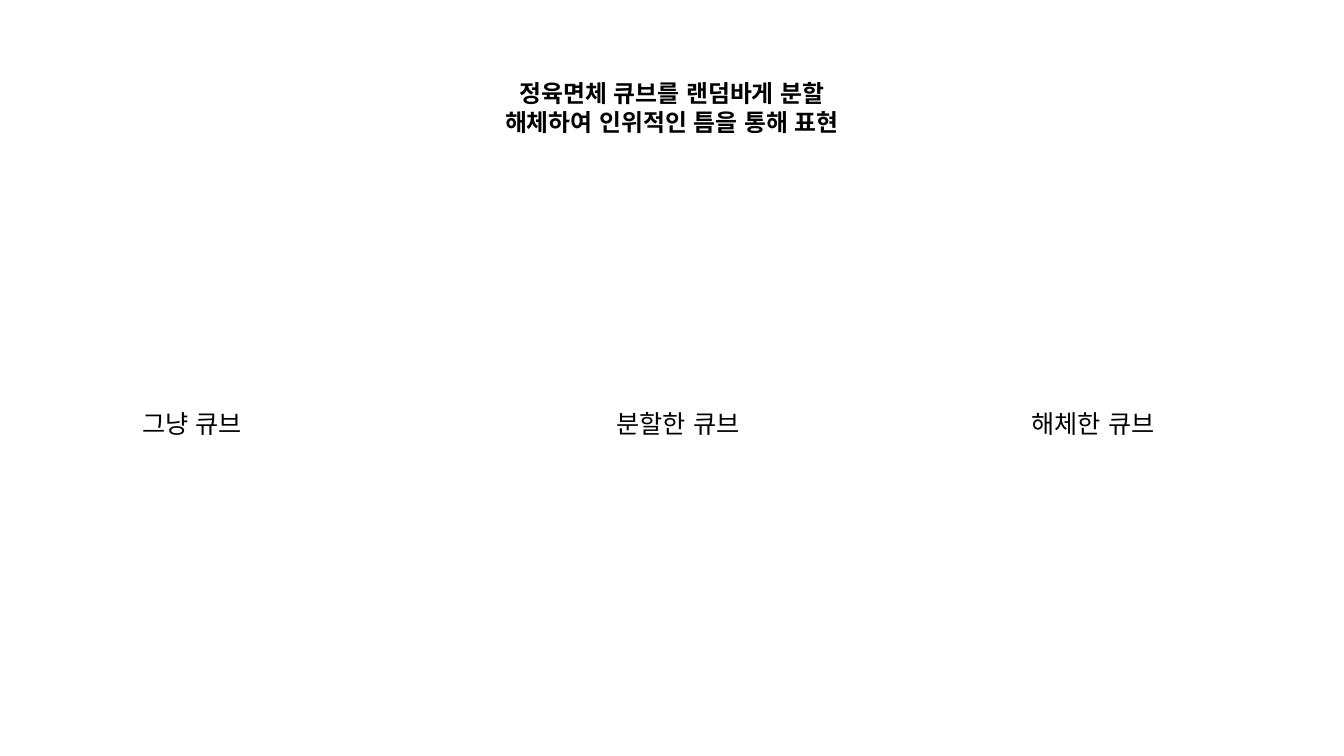
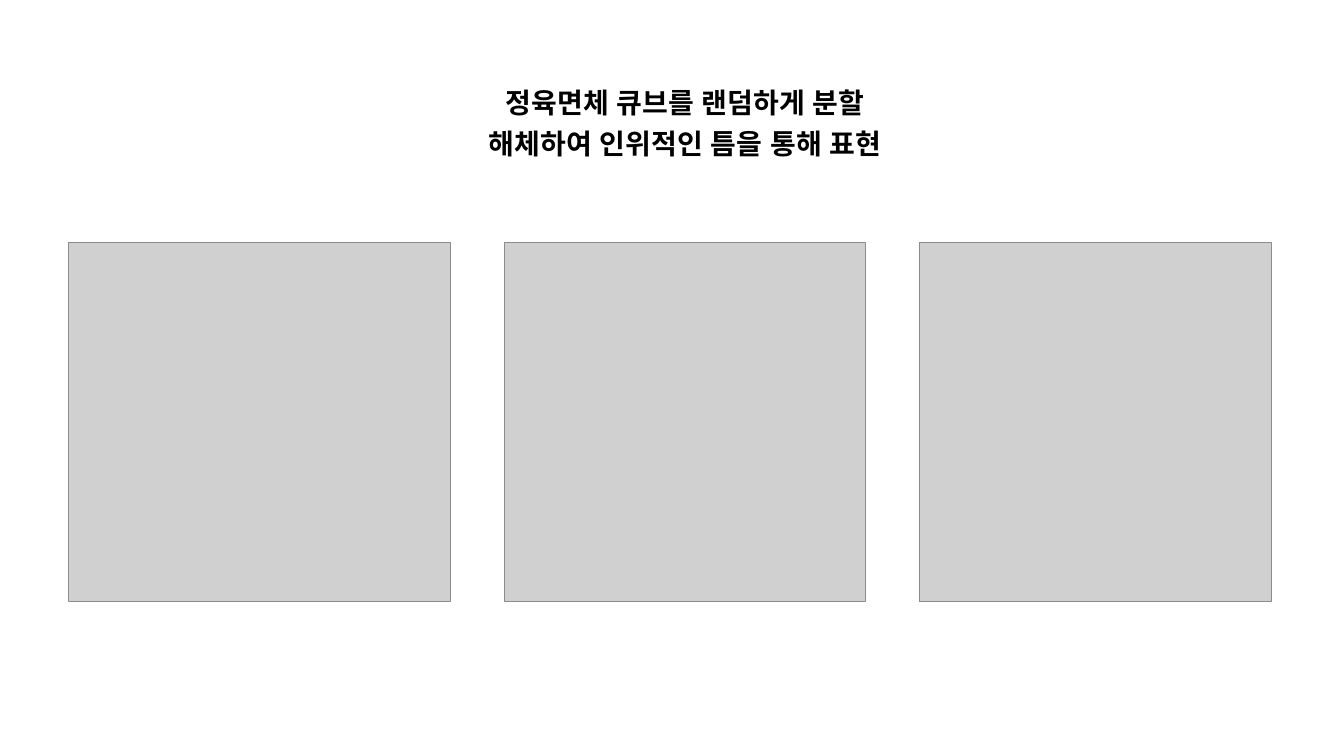
Before and after one commit to CarrotJuice07/College_File, a slide deck: slide 2 of 건축설계2/4주차 (화)/발표자료.pptx. Drawn at 1344x756 pixels with LibreOffice and Linux fonts; fonts in the diff are those of the drawing; grey boxes stand for pictures. Boxes give left, top, right and bottom in pixels: in the first picture for what was removed or moved away, otherwise in the second. Text is boxed around its words. In the diff, an @@ line names an element or a change of style, - is before the commit and + after.

```diff
--- a/건축설계2/4주차 (화)/발표자료.pptx
+++ b/건축설계2/4주차 (화)/발표자료.pptx
@@ text "정육면체 큐브를 랜덤하게 분할": place and size @@
-text "정육면체 큐브를 랜덤하게 분할" at (505, 82, 839, 133)
+text "정육면체 큐브를 랜덤하게 분할" at (489, 89, 882, 157)
@@ text at (506, 89, 865, 116): text changed; size 17 to 20 pt @@
-정육면체 큐브를 랜덤바게 분할
+정육면체 큐브를 랜덤하게 분할
@@ text at (489, 130, 882, 157): size 17 to 20 pt in "해체하여 인위적인 틈을 통해 표현"; line spacing 1 to 1.2 @@
@@ picture added at (69, 243, 452, 602) @@
@@ picture added at (504, 243, 866, 602) @@
@@ picture added at (920, 243, 1271, 602) @@
@@ text removed at (142, 412, 242, 435) @@
-그냥 큐브
@@ text removed at (617, 412, 739, 435) @@
-분할한 큐브
@@ text removed at (1032, 412, 1154, 435) @@
-해체한 큐브
```
Also in this commit, not shown: 3 slides added, 2 slides removed, 3 other files.
